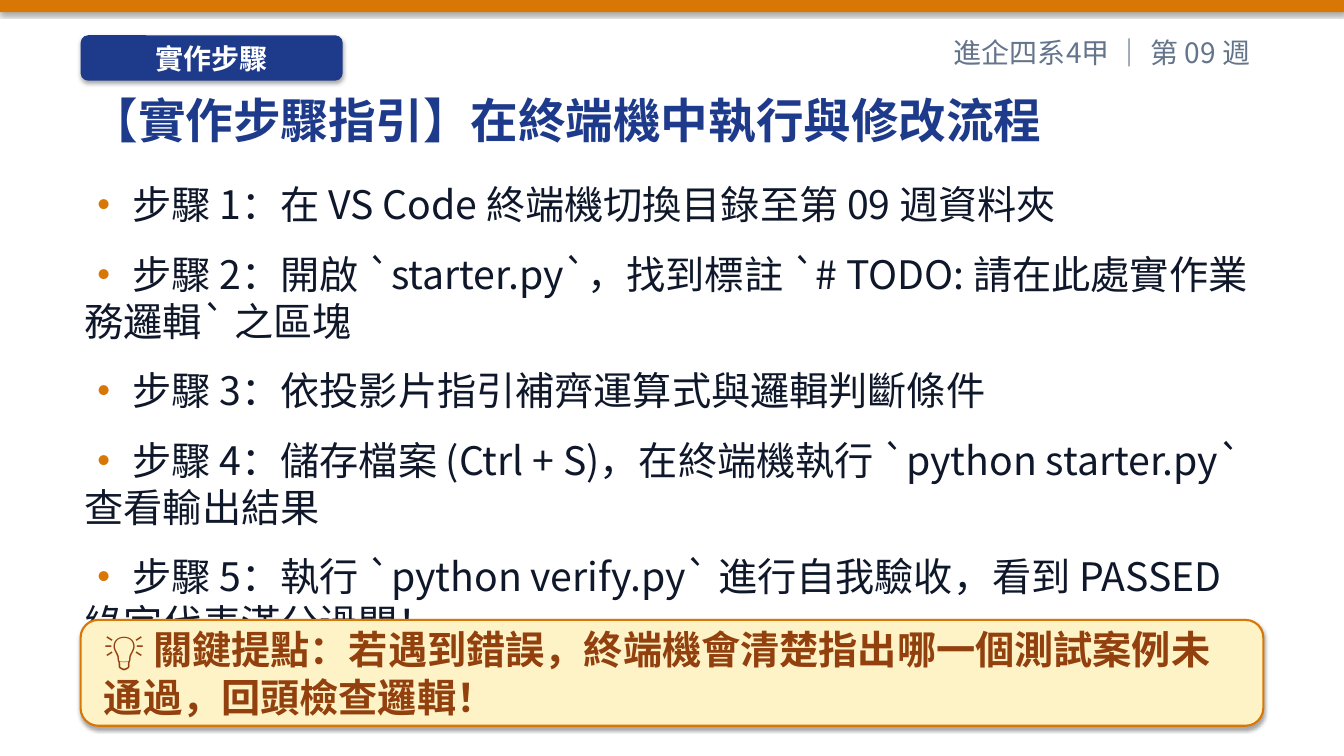
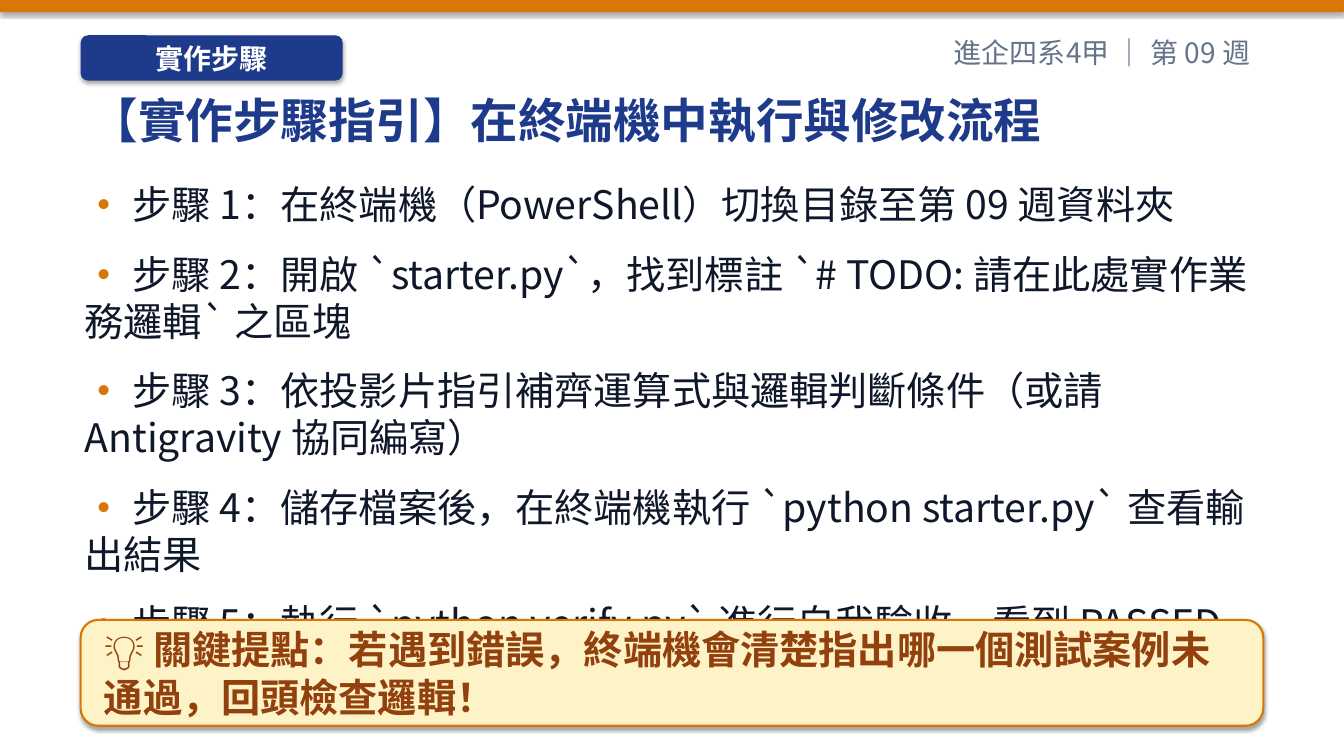
Before and after one commit to h12s12bs/vnu-enterprise-resource-planning, a slide deck: slide 42 of 01_每週教學簡報_PPT/ERP_第09週_期中學習評量與證照考點總複習.pptx. Drawn at 1344x756 pixels with LibreOffice and Linux fonts; fonts in the diff are those of the drawing. Boxes give left, top, right and bottom in pixels: in the first picture for what was removed or moved away, otherwise in the second. Text is boxed around its words. In the diff, an @@ line names an element or a change of style, - is before the commit and + after.

```diff
--- a/01_每週教學簡報_PPT/ERP_第09週_期中學習評量與證照考點總複習.pptx
+++ b/01_每週教學簡報_PPT/ERP_第09週_期中學習評量與證照考點總複習.pptx
@@ text at (x1=133, y1=185, x2=1175, y2=223): text changed @@
-• 步驟 1：在 VS Code 終端機切換目錄至第 09 週資料夾
+• 步驟 1：在終端機（PowerShell）切換目錄至第 09 週資料夾
@@ text at (x1=85, y1=371, x2=1244, y2=572): text changed @@
-• 步驟 3：依投影片指引補齊運算式與邏輯判斷條件
-• 步驟 4：儲存檔案 (Ctrl + S)，在終端機執行 `python starter.py` 查看輸出結果
+• 步驟 3：依投影片指引補齊運算式與邏輯判斷條件（或請 Antigravity 協同編寫）
+• 步驟 4：儲存檔案後，在終端機執行 `python starter.py` 查看輸出結果
```
Also in this commit, not shown: 2 other slides changed, 42 other files.
